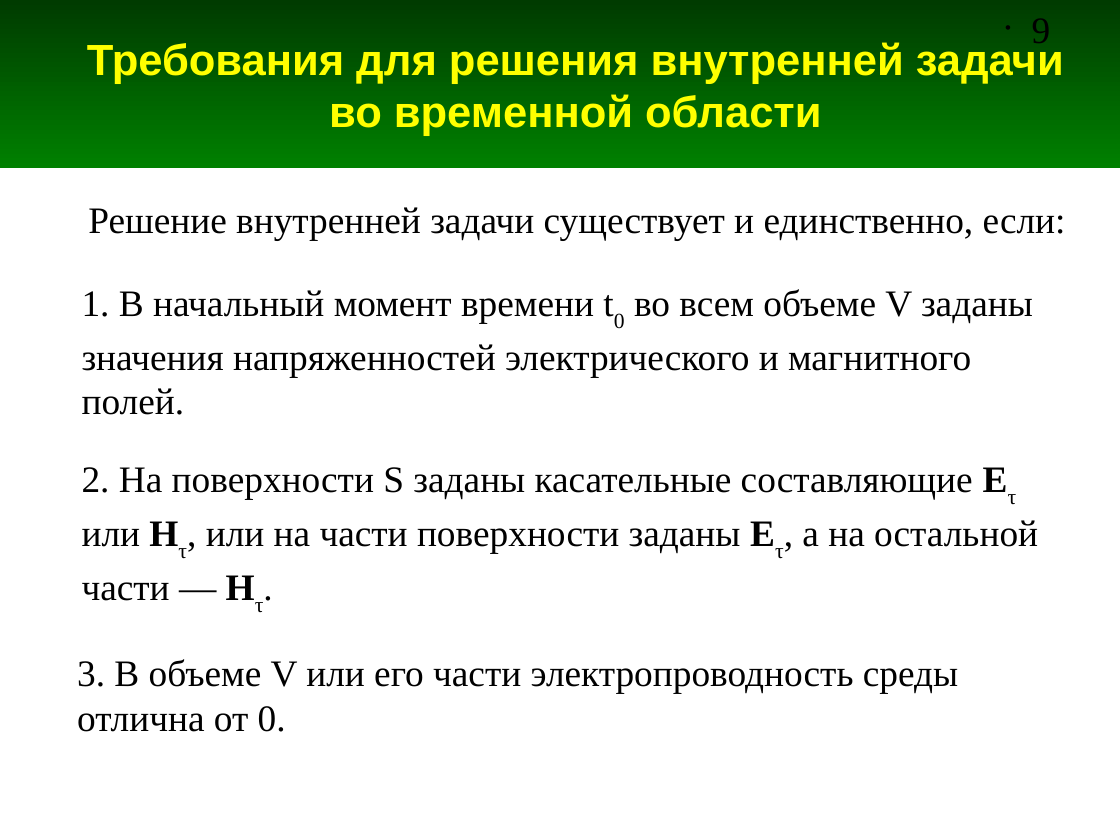
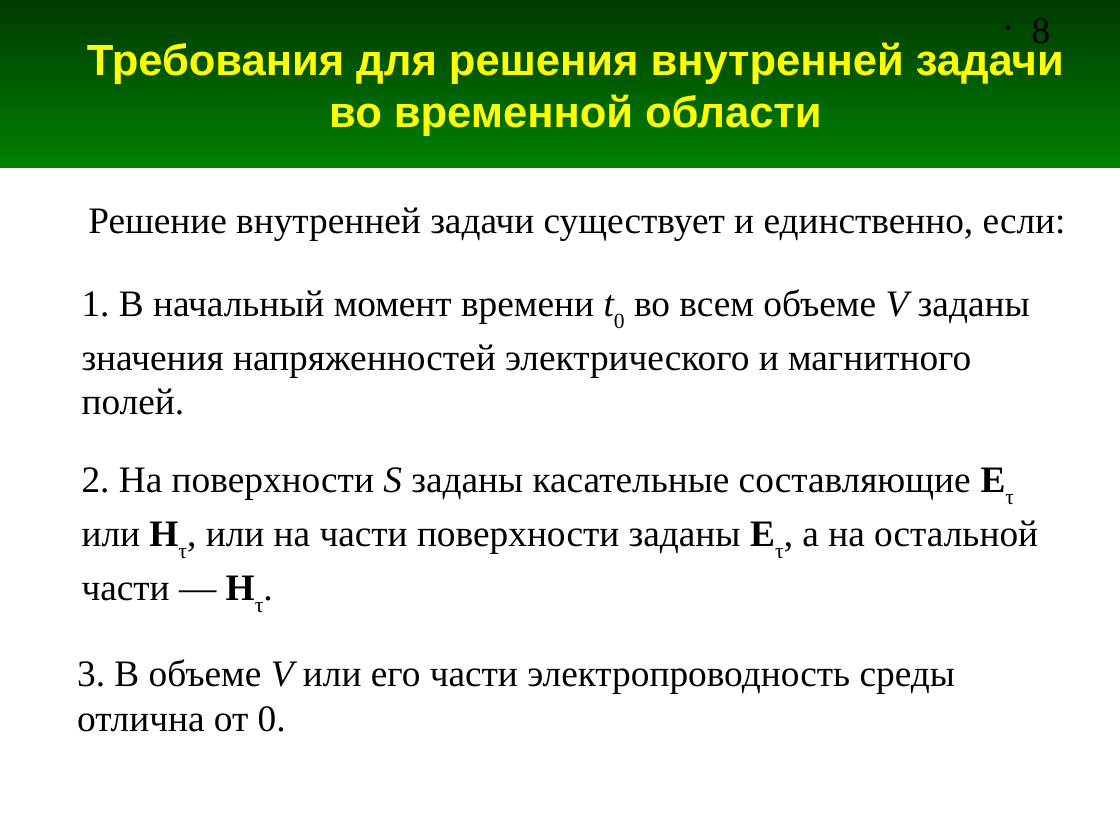
Before and after one commit to andris0147sv/modelling, a slide deck: slide 8 of presentations/1. Problem Statement.odp (slide 9 before the commit). Drawn at 1120x840 pixels with LibreOffice and Linux fonts; fonts in the diff are those of the drawing. Boxes give left, top, right and bottom in pixels: in the first picture for what was removed or moved away, otherwise in the second. Text is boxed around its words. In the diff, an @@ line names an element or a change of style, - is before the commit and + after.

```diff
--- a/presentations/1. Problem Statement.odp
+++ b/presentations/1. Problem Statement.odp
@@ page number at box(1032, 18, 1051, 43): text changed @@
-• 9
+• 8
@@ text "1. В начальный момент времени ..." at box(82, 289, 1030, 415): italic on in "t0 V" @@
@@ text "2. На поверхности S заданы ..." at box(82, 467, 1038, 601): italic on in "S" @@
@@ text "3. В объеме V или ..." at box(77, 659, 955, 732): italic on in "V" @@
```
Also in this commit, not shown: 6 other slides changed, 4 other files.
